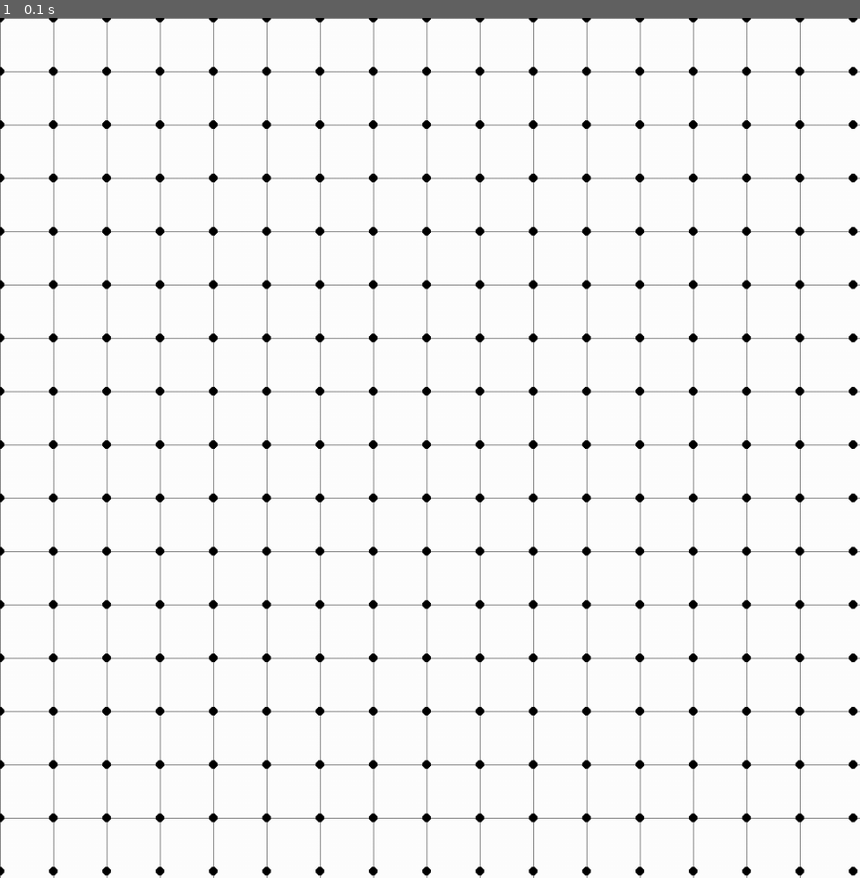
Above: before the commit, frame 1.
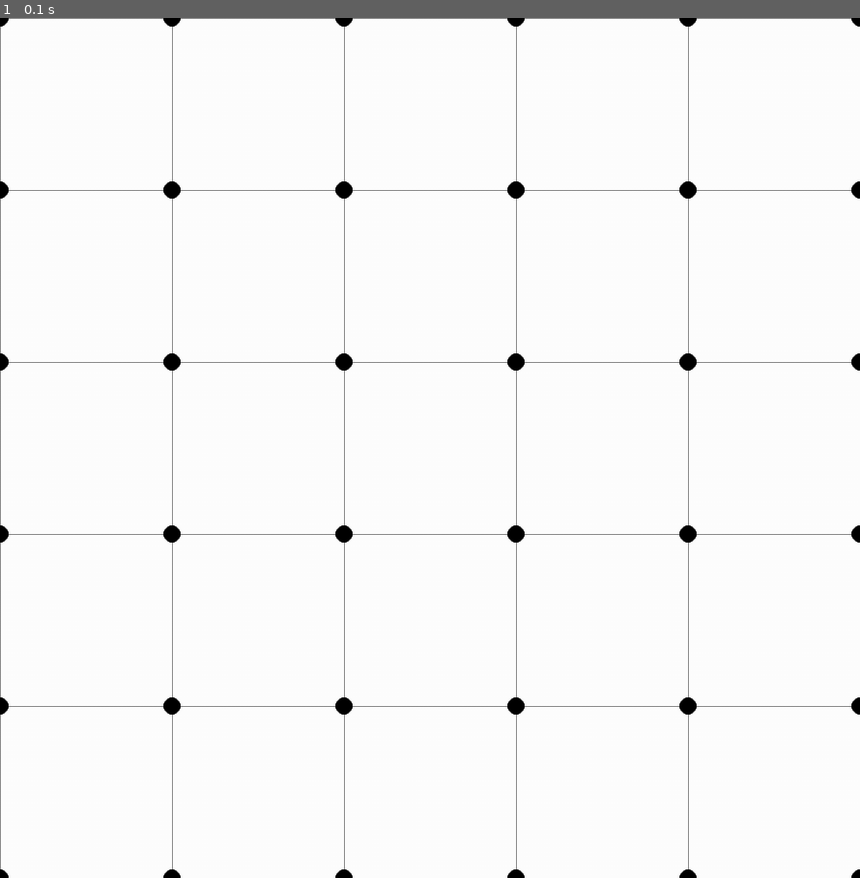
Above: after the commit, the same moment.

Repository: BrMaro/DotsAndBoxes-Game-with-Pygame
Game: pygame game, started from main.py
Two runs of this game, one before a commit and one after it. Both use one fixed random seed, a clock stepped at 60 frames per second and the inputs below.
Inputs:
- Up to frame 1 (0.1 s): no input

The runs differ from the first frame. In frame 1, 8.1% of the frame differs, in the area x 0-100%, y 0-100%.

Commit message:
completed box to become players color

Diff:
--- a/main.py
+++ b/main.py
@@ -24,6 +24,11 @@
 TURQUOISE = (64, 224, 208)
 
 BACKGROUND_COLOR = WHITE
+VERTEX_RADIUS = 10
+EDGE_THICKNESS = 5
+SNAP_DISTANCE = 40
+BASE_EDGE_COLOR = BLACK
+
 
 class Box:
     def __init__(self, row, col, width, total_rows):
@@ -44,12 +49,13 @@
             (self.x + self.width, self.y + self.width)  # Bottom-right corner
         ]
         edges = [
-            (corners[0], corners[1]),  # Top edge
-            (corners[1], corners[3]),  # Right edge
-            (corners[3], corners[2]),  # Bottom edge
-            (corners[2], corners[0])   # Left edge
+            ((corners[0], corners[1]), BASE_EDGE_COLOR),  # Top edge
+            ((corners[1], corners[3]), BASE_EDGE_COLOR),  # Right edge
+            ((corners[3], corners[2]), BASE_EDGE_COLOR),  # Bottom edge
+            ((corners[2], corners[0]), BASE_EDGE_COLOR)  # Left edge
         ]
-        return all(edge in highlighted_lines or (edge[1], edge[0]) in highlighted_lines for edge in edges)
+
+        return all(edge in highlighted_lines or ((edge[0][1], edge[0][0]), BASE_EDGE_COLOR) in highlighted_lines for edge in edges)
 
     def claim_box(self, highlighted_lines, claiming_player):
         if self.is_complete(highlighted_lines) and self.color == BACKGROUND_COLOR:
@@ -59,10 +65,12 @@
     def draw_box(self, win):
         pygame.draw.rect(win, self.color, (self.x, self.y, self.width, self.width))
 
+
 class Player:
     def __init__(self, name, color):
         self.name = name
         self.color = color
+
 
 def get_clicked_corner(grid):
     mouse_x, mouse_y = pygame.mouse.get_pos()
@@ -82,6 +90,7 @@
                     return corner
     return None
 
+
 def make_grid(rows, width):
     grid = []
     gap = width // rows  # gap in a box = total width of window divided by individual number of rows wanted
@@ -92,12 +101,14 @@
             grid[i].append(box)
     return grid
 
+
 def draw_grid(win, rows, width):
     gap = width // rows
     for i in range(rows):
         pygame.draw.line(win, GREY, (0, i * gap), (width, i * gap))
     for j in range(rows):
         pygame.draw.line(win, GREY, (j * gap, 0), (j * gap, width))
+
 
 def draw_circles(win, grid):
     for row in grid:
@@ -109,22 +120,25 @@
                 (box.x + box.width, box.y + box.width)
             ]
             for corner in corners:
-                pygame.draw.circle(win, BLACK, corner, 5)
+                pygame.draw.circle(win, BLACK, corner, VERTEX_RADIUS)
+
 
 def draw(win, grid, rows, width, highlighted_lines, current_player):
     win.fill(BACKGROUND_COLOR)
-
+    # print(highlighted_lines)
     for row in grid:
         for box in row:
             box.claim_box(highlighted_lines, current_player)
             box.draw_box(win)
 
+
     draw_grid(win, rows, width)
     draw_circles(win, grid)
 
     for line, color in highlighted_lines:
         start_pos, end_pos = line
-        pygame.draw.line(win, color, start_pos, end_pos, 5)
+        pygame.draw.line(win, color, start_pos, end_pos, EDGE_THICKNESS)
+
 
 def draw_animated_line(win, start_pos, end_pos, highlighted_lines_arr, color, duration=2):
     steps = int(FPS * duration)
@@ -134,9 +148,10 @@
             start_pos[0] + alpha * (end_pos[0] - start_pos[0]),
             start_pos[1] + alpha * (end_pos[1] - start_pos[1])
         )
-        pygame.draw.line(win, color, start_pos, intermediate_pos, 5)
+        pygame.draw.line(win, color, start_pos, intermediate_pos, EDGE_THICKNESS)
         pygame.display.update()
     highlighted_lines_arr.append(((start_pos, end_pos), color))
+
 
 def snap_to_nearest_corner(pos, grid, start_corner):
     x, y = pos
@@ -152,18 +167,19 @@
                 (box.x + box.width, box.y + box.width)
             ]
             for corner in corners:
-                if (start_corner[0] == corner[0] and abs(start_corner[1] - corner[1]) == box.width) or \
-                   (start_corner[1] == corner[1] and abs(start_corner[0] - corner[0]) == box.width):
+                if (start_corner[0] == corner[0] and abs(start_corner[1] - corner[1]) == box.width) or (
+                        start_corner[1] == corner[1] and abs(start_corner[0] - corner[0]) == box.width):
                     distance = math.hypot(corner[0] - x, corner[1] - y)
                     if distance < min_distance:
                         min_distance = distance
                         nearest_corner = corner
 
-    return nearest_corner if min_distance <= 15 else None
+    return nearest_corner if min_distance <= SNAP_DISTANCE else None
+
 
 def main(win, width):
     clock = pygame.time.Clock()
-    ROWS = 16
+    ROWS = 5
     grid = make_grid(ROWS, width)
     players = [Player("Player 1", RED), Player("Player 2", TURQUOISE), Player("Player 3", GREEN)]
     current_player_index = 0
@@ -186,16 +202,17 @@
 
             if event.type == pygame.MOUSEBUTTONUP and start_corner:
                 end_corner = snap_to_nearest_corner(pygame.mouse.get_pos(), grid, start_corner)
+
                 if end_corner and start_corner != end_corner:
-                    if (start_corner, end_corner) not in highlighted_lines_arr and (end_corner, start_corner) not in highlighted_lines_arr:
-                        draw_animated_line(win, start_corner, end_corner, highlighted_lines_arr, BLACK)
+                    if (start_corner, end_corner) not in highlighted_lines_arr and (
+                    end_corner, start_corner) not in highlighted_lines_arr:
+                        draw_animated_line(win, start_corner, end_corner, highlighted_lines_arr, BASE_EDGE_COLOR)
                         start_corner = None
 
                         for row in grid:
                             for box in row:
                                 if box.is_complete(highlighted_lines_arr) and box.owner is None:
-                                    box.owner = current_player
-                                    box.color = current_player.color
+                                    box.claim_box(highlighted_lines_arr, current_player)
                                     box_completed = True
 
                         if not box_completed:
@@ -204,6 +221,7 @@
 
         draw(win, grid, ROWS, width, highlighted_lines_arr, current_player)
 
+        # Handle snapping to nearest corner
         if start_corner and pygame.mouse.get_pressed()[0]:
             mouse_pos = pygame.mouse.get_pos()
             end_corner = snap_to_nearest_corner(mouse_pos, grid, start_corner)
@@ -217,4 +235,5 @@
 
     pygame.quit()
 
+
 main(WIN, WIDTH)
